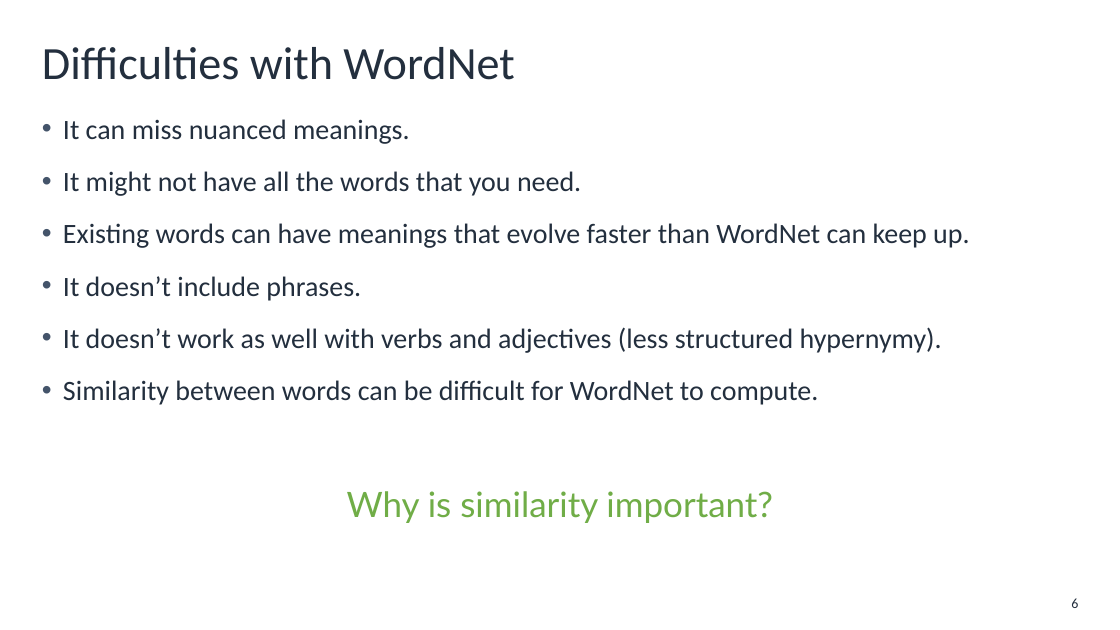
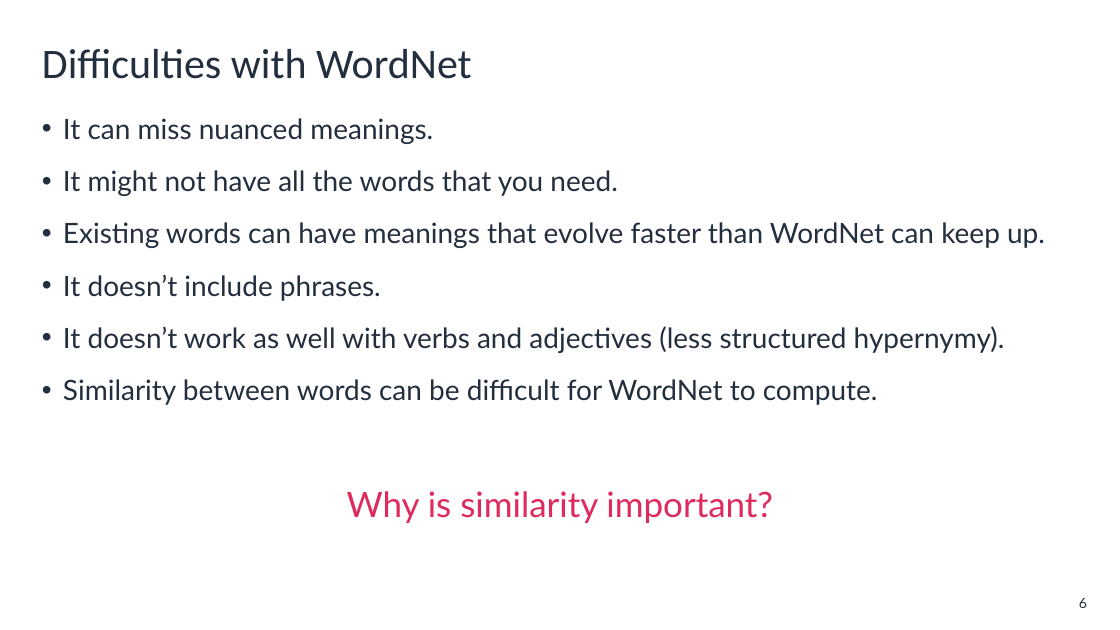
Before and after one commit to aws-mlu/aws-mlu-eep-traditional-ml, a slide deck: slide 6 of mlu-dlti/Lessons/DEV_MLUDTI-EN-M2-L3.pptx. Drawn at 1120x630 pixels with LibreOffice and Linux fonts; fonts in the diff are those of the drawing; background and template pictures are left out. Boxes give left, top, right and bottom in pixels: in the first picture for what was removed or moved away, otherwise in the second. Text is boxed around its words. In the diff, an @@ line names an element or a change of style, - is before the commit and + after.

```diff
--- a/mlu-dlti/Lessons/DEV_MLUDTI-EN-M2-L3.pptx
+++ b/mlu-dlti/Lessons/DEV_MLUDTI-EN-M2-L3.pptx
@@ title "Difficulties with WordNet" at [42,49,472,79]: size 39.6 to 36 pt @@
@@ text "It can miss nuanced meanings." at [63,118,1045,405]: font Calibri to Lato; bullet colour #44546A to #232F3E @@
@@ text "Why is similarity important?" at [347,491,773,523]: text colour #70AD47 to #DF2A5D @@
@@ page number at [1079,598,1087,608]: font Calibri to Lato @@
```
Also in this commit, not shown: 4 other slides changed, 16 other files.
